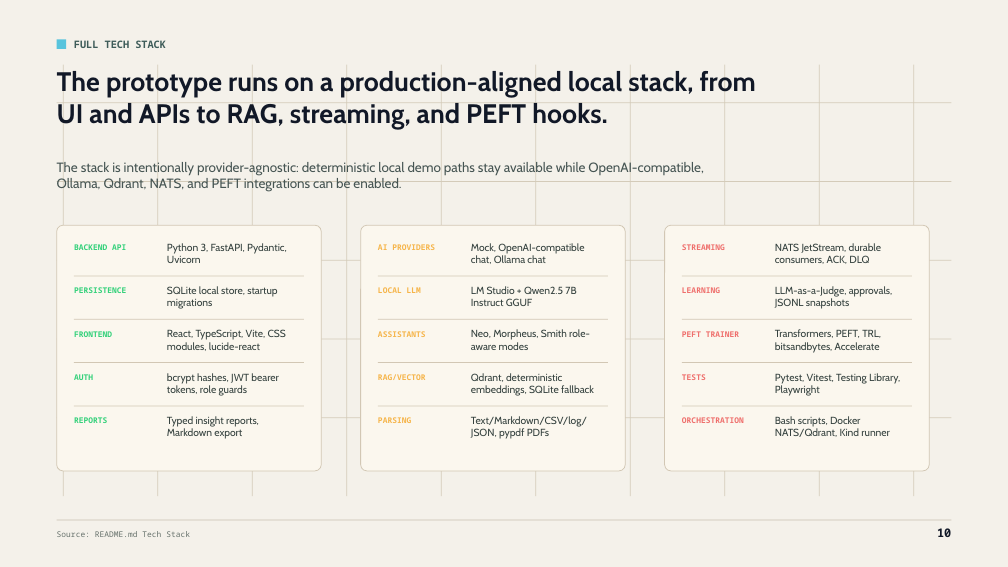
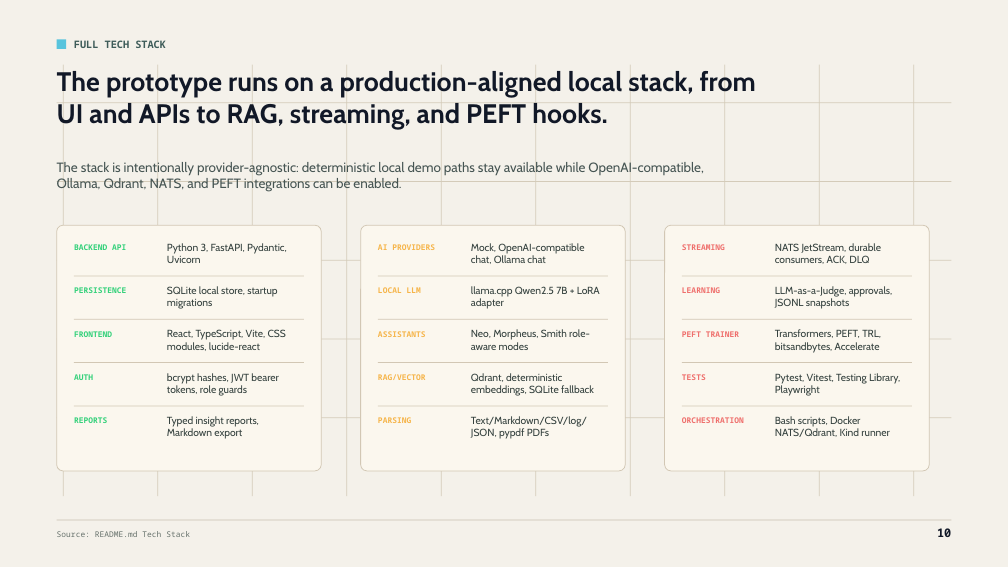
Before and after one commit to ragavendran-r/ai-powered-maintenance-wizard, a slide deck: slide 10 of docs/decks/maintenance-wizard-ai-capabilities-hackathon-objectives.pptx. Drawn at 1008x567 pixels with LibreOffice and Linux fonts; fonts in the diff are those of the drawing. Boxes give left, top, right and bottom in pixels: in the first picture for what was removed or moved away, otherwise in the second. Text is boxed around its words. In the diff, an @@ line names an element or a change of style, - is before the commit and + after.

```diff
--- a/docs/decks/maintenance-wizard-ai-capabilities-hackathon-objectives.pptx
+++ b/docs/decks/maintenance-wizard-ai-capabilities-hackathon-objectives.pptx
@@ text at <box>471,286,600,309</box>: text changed @@
-LM Studio + Qwen2.5 7B Instruct GGUF
+llama.cpp Qwen2.5 7B + LoRA adapter
```
Also in this commit, not shown: 4 other slides changed, 12 other files.
